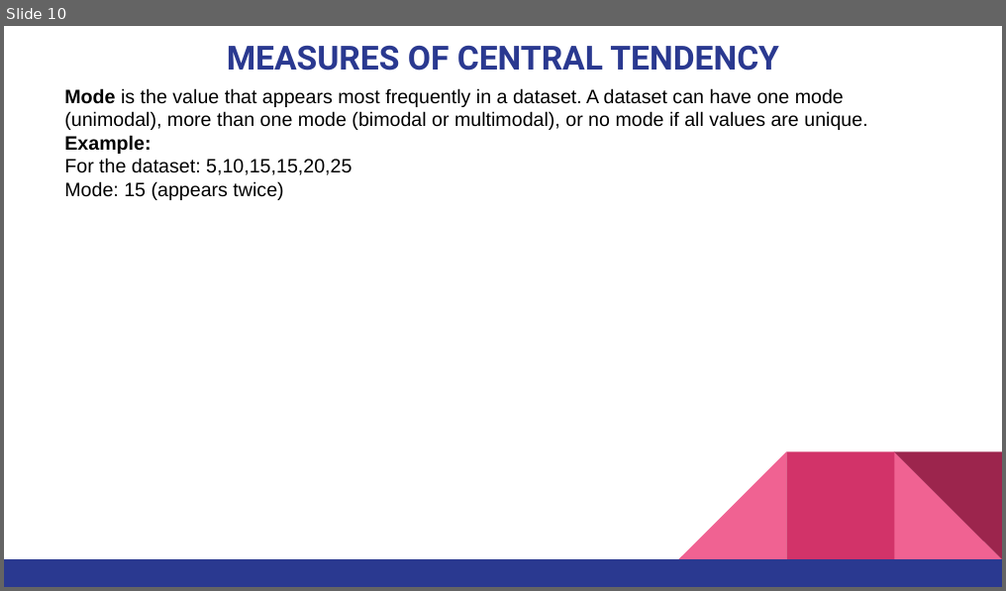
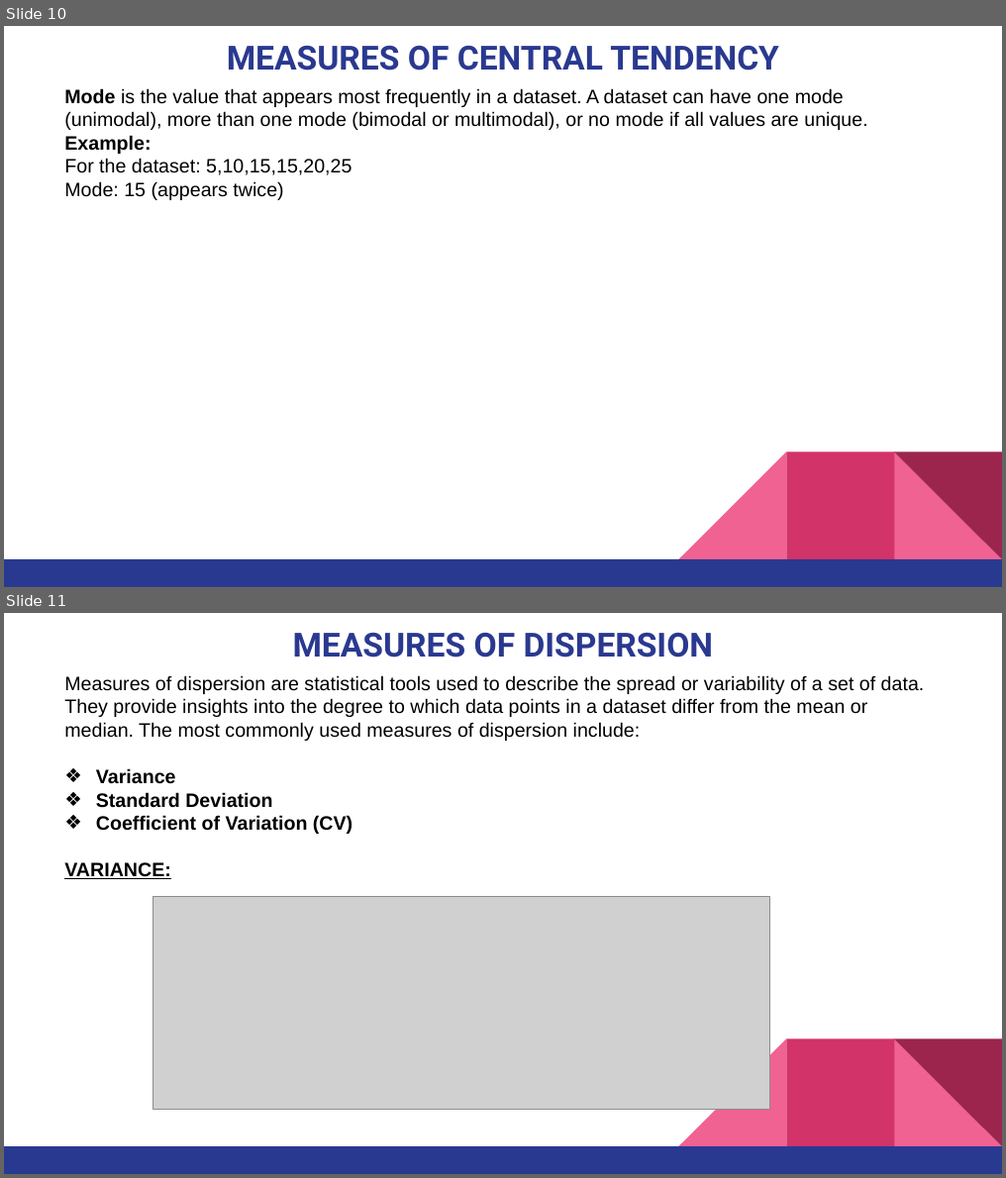
Before and after one commit to pnytrainingrepo/artificial-intelligence, a slide deck: AI-DataScience.pptx. Shown one above the other, each under a label of ours: slide 10 before the commit, slides 10 and 11 after it. The pictures are 1006x591 and 1006x1178 pixels, drawn with LibreOffice and Linux fonts; fonts in the diff are those of the drawing; grey boxes stand for pictures. Boxes give left, top, right and bottom in pixels: in the first picture for what was removed or moved away, otherwise in the second. Text is boxed around its words. In the diff, an @@ line names an element or a change of style, - is before the commit and + after.

```diff
--- a/AI-DataScience.pptx
+++ b/AI-DataScience.pptx
@@ slide 11 added at bbox=[4, 613, 1002, 1174], background #FFFFFF; not listed: 5 template elements that a slide beside it also shows @@
@@ title added at bbox=[293, 632, 714, 658], 24 pt, text #2A3990, bold @@
+MEASURES OF DISPERSION
@@ text added at bbox=[64, 675, 925, 879], 14 pt, text #000000 @@
+Measures of dispersion are statistical tools used to describe the spread or variability of a set of data. They provide insights into the degree to which data points in a dataset differ from the mean or median. The most commonly used measures of dispersion include:
+❖ Variance
+❖ Standard Deviation
+❖ Coefficient of Variation (CV)
+VARIANCE:
@@ picture added at bbox=[152, 897, 770, 1109] @@
```
Also in this commit, not shown: 2 slides changed, 10 other slides added, 8 other files.
